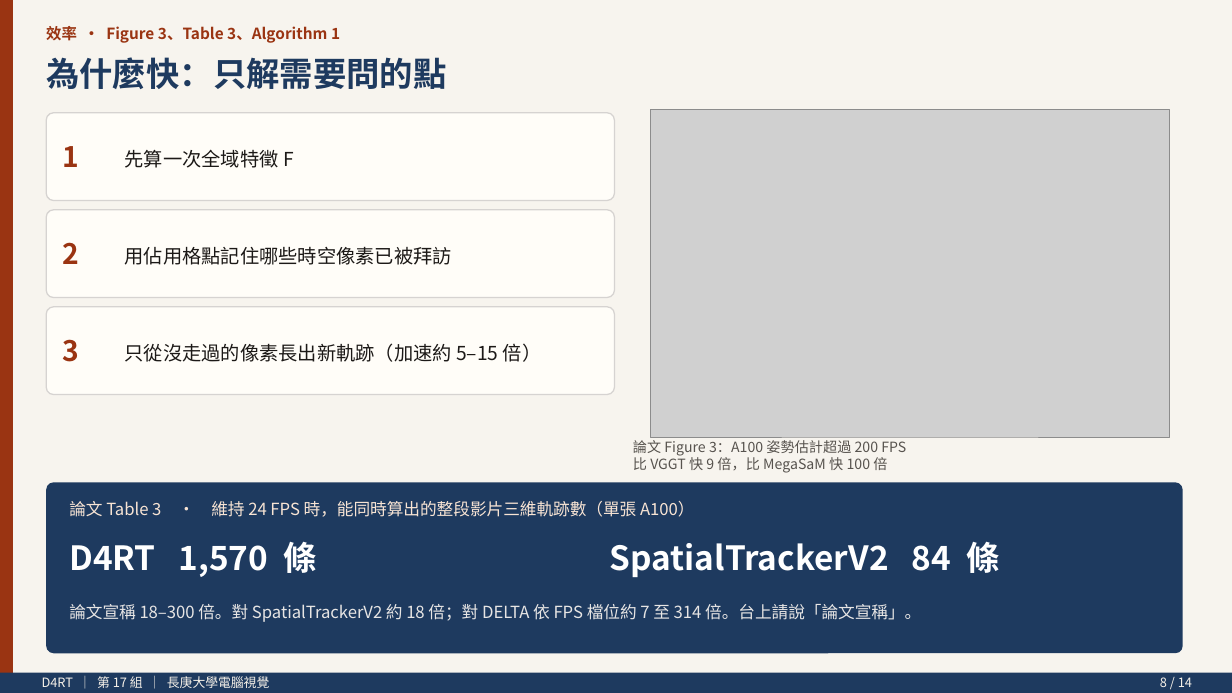
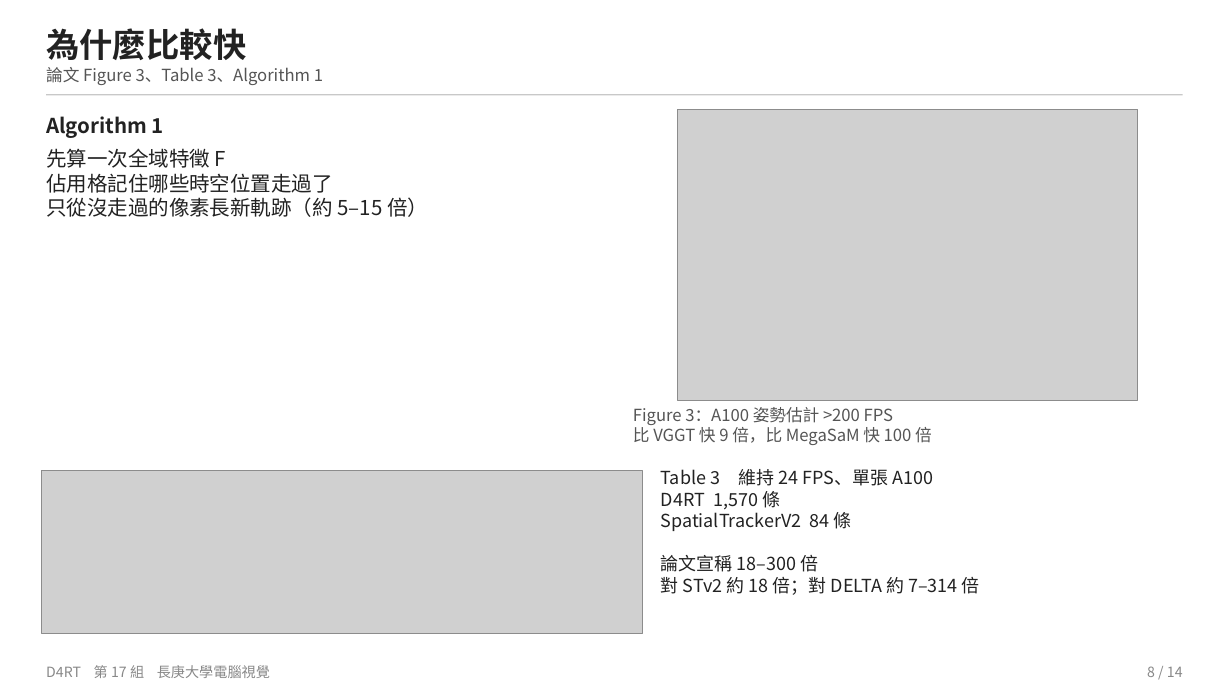
Before and after one commit to soymilk0211/cgu-cv-d4rt-presentation, a slide deck: slide 8 of D4RT_簡報.pptx. Drawn at 1232x693 pixels with LibreOffice and Linux fonts; fonts in the diff are those of the drawing; grey boxes stand for pictures. Boxes give left, top, right and bottom in pixels: in the first picture for what was removed or moved away, otherwise in the second. Text is boxed around its words. In the diff, an @@ line names an element or a change of style, - is before the commit and + after.

Commit message:
Revise slides and scripts for a plainer classroom tone
Shorter on-slide keywords, paper figures as the main content,
and a comparison of what is new versus prior methods, including
the cases D4RT does not win.

```diff
--- a/D4RT_簡報.pptx
+++ b/D4RT_簡報.pptx
@@ rectangle removed at box(0, 0, 1232, 693) @@
@@ rectangle removed at box(0, 0, 13, 693) @@
@@ text at box(46, 28, 246, 60): text changed; text colour #1E3A5F to #222222 @@
-為什麼快：只解需要問的點
+為什麼比較快
@@ text at box(46, 67, 323, 85): text changed; size 12 to 13 pt; text colour #9A3412 to #555555; bold off @@
-效率 · Figure 3、Table 3、Algorithm 1
+論文 Figure 3、Table 3、Algorithm 1
@@ text at box(46, 116, 164, 138): text changed; size 22 to 16 pt; text colour #9A3412 to #222222 @@
-1
+Algorithm 1
@@ rounded rectangle removed at box(46, 113, 615, 201) @@
@@ rectangle added at box(46, 94, 1183, 95), fill #C8C8C8 @@
@@ picture: place and size @@
-picture at box(651, 109, 1169, 437)
+picture at box(677, 109, 1138, 400)
@@ vertical alignment middle to top in 6 elements at box(46, 665, 270, 678), box(633, 407, 932, 445), box(46, 67, 323, 85), box(46, 28, 246, 60), box(46, 116, 164, 138), box(46, 148, 428, 217) @@
@@ text at box(46, 148, 428, 217): text changed; size 15 to 16 pt; text colour #1C1917 to #222222 @@
-用佔用格點記住哪些時空像素已被拜訪
+先算一次全域特徵 F
+佔用格記住哪些時空位置走過了
+只從沒走過的像素長新軌跡（約 5–15 倍）
@@ text removed at box(125, 149, 294, 168) @@
-先算一次全域特徵 F
@@ rounded rectangle removed at box(46, 210, 615, 298) @@
@@ text removed at box(63, 242, 80, 264) @@
-2
@@ rounded rectangle removed at box(46, 307, 615, 395) @@
@@ text removed at box(63, 339, 80, 362) @@
-3
@@ text removed at box(125, 343, 541, 362) @@
-只從沒走過的像素長出新軌跡（加速約 5–15 倍）
@@ text at box(633, 407, 893, 425): text changed; size 11 to 13 pt; text colour #57534E to #555555 @@
-論文 Figure 3：A100 姿勢估計超過 200 FPS
+Figure 3：A100 姿勢估計 >200 FPS
@@ text "Figure 3：A100 姿勢估計 >200 FPS": place and size @@
-text "Figure 3：A100 姿勢估計 >200 FPS" at box(633, 440, 906, 473)
+text "Figure 3：A100 姿勢估計 >200 FPS" at box(633, 407, 932, 445)
@@ text at box(633, 424, 932, 445): size 11 to 13 pt, text colour #57534E to #555555 in "比 VGGT 快 9 倍，比 MegaSaM 快 ..." @@
@@ picture added at box(42, 470, 642, 633) @@
@@ text added at box(661, 469, 980, 595), 14 pt, text #222222 @@
+Table 3 維持 24 FPS、單張 A100
+D4RT 1,570 條
+SpatialTrackerV2 84 條
+論文宣稱 18–300 倍
+對 STv2 約 18 倍；對 DELTA 約 7–314 倍
@@ rounded rectangle removed at box(46, 482, 1183, 653) @@
@@ text removed at box(69, 501, 694, 517) @@
-論文 Table 3 · 維持 24 FPS 時，能同時算出的整段影片三維軌跡數（單張 A100）
@@ text removed at box(69, 542, 317, 577) @@
-D4RT 1,570 條
@@ text removed at box(610, 542, 999, 577) @@
-SpatialTrackerV2 84 條
@@ text removed at box(69, 604, 921, 622) @@
-論文宣稱 18–300 倍。對 SpatialTrackerV2 約 18 倍；對 DELTA 依 FPS 檔位約 7 至 314 倍。台上請說「論文宣稱」。
@@ rectangle removed at box(0, 673, 1232, 693) @@
@@ text at box(46, 665, 270, 678): text changed; size 10 to 11 pt; text colour #F5F0E8 to #888888 @@
-D4RT ｜ 第 17 組 ｜ 長庚大學電腦視覺
+D4RT 第 17 組 長庚大學電腦視覺
@@ text "8 / 14": place and size @@
-text "8 / 14" at box(1160, 677, 1192, 687)
+text "8 / 14" at box(1147, 666, 1183, 677)
@@ text "8 / 14" at box(1147, 666, 1183, 677): size 10 to 11 pt, text colour #F5F0E8 to #888888; vertical alignment middle to top @@
```
Also in this commit, not shown: 12 other slides changed, 1 slide added, 1 slide removed, 4 other files.
